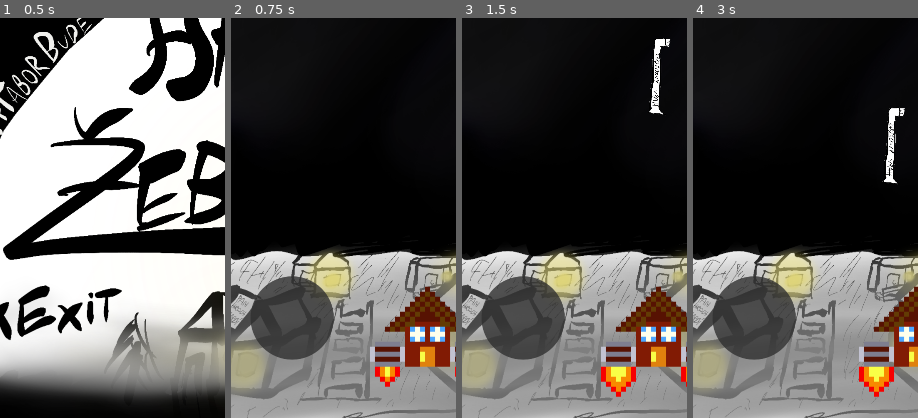
Above: before the commit, frames 1-4 (left to right).
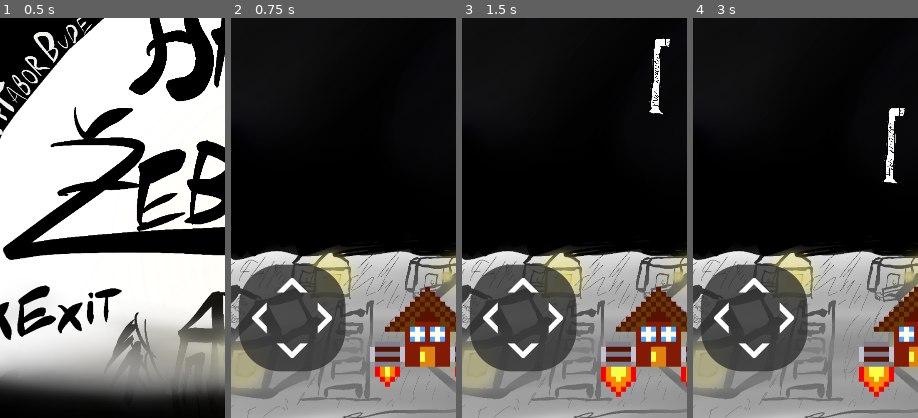
Above: after the commit, the same moments.

Repository: Honzapkcz/camp-invaders
Game: Godot game, scene res://Scenes/main_menu.tscn
Two runs of this game, one before a commit and one after it. Both use one fixed random seed, a clock stepped at 60 frames per second and the inputs below.
Inputs (mouse positions are % of the whole screen's width and height, from its top left):
- Up to frame 1 (0.5 s): no input
- Up to frame 2 (0.75 s): click (50, 50) at 0.5 s
- Up to frame 3 (1.5 s): click (84, 92) at 1.25 s
- Up to frame 4 (3 s): click (23, 88) at 2 s; move the mouse to (72, 45) at 2.77 s; hold Right (Right) from 2.78 s (still down); tap Space (Fire) at 2.85 s; click (72, 45) at 2.92 s
The pictures show only the part of the screen within x 10-60%, y 50-100%; the shares and areas given below are measured in that part.

Frame 1 is identical in both runs. In frame 2, 5.7% of the frame differs, in the area x 3-52%, y 61-89%; in frame 3, 5.7%; in frame 4, 5.7%.

Commit message:
Remade joistick image 'couse it looked horible

Diff:
--- a/src/Scenes/game_hud.tscn
+++ b/src/Scenes/game_hud.tscn
@@ -1,10 +1,11 @@
-[gd_scene load_steps=10 format=3 uid="uid://da18ia2wpw6cp"]
+[gd_scene load_steps=11 format=3 uid="uid://da18ia2wpw6cp"]
 
 [ext_resource type="Script" path="res://Scripts/game_hud.gd" id="1_0hofx"]
 [ext_resource type="Texture2D" uid="uid://c1wkbmxnu5030" path="res://Assets/srdce.png" id="1_7jgop"]
 [ext_resource type="StyleBox" uid="uid://dopuop381yntw" path="res://Scenes/round_button.tres" id="3_orrcv"]
 [ext_resource type="StyleBox" uid="uid://b41fcakqgnjfm" path="res://Scenes/round_button_hover.tres" id="4_byy3a"]
 [ext_resource type="StyleBox" uid="uid://4ptgpiqf2n2b" path="res://Scenes/round_button_pressed.tres" id="5_sh52a"]
+[ext_resource type="Texture2D" uid="uid://4dxn8flgpf4d" path="res://Assets/joistick.png" id="6_j8gjm"]
 
 [sub_resource type="RectangleShape2D" id="RectangleShape2D_7637q"]
 size = Vector2(200, 200)
@@ -12,7 +13,7 @@
 [sub_resource type="StyleBoxEmpty" id="StyleBoxEmpty_0j2tq"]
 
 [sub_resource type="RectangleShape2D" id="RectangleShape2D_grslm"]
-size = Vector2(200, 200)
+size = Vector2(256, 256)
 
 [sub_resource type="StyleBoxEmpty" id="StyleBoxEmpty_tsxsg"]
 
@@ -24,6 +25,8 @@
 grow_horizontal = 2
 grow_vertical = 2
 script = ExtResource("1_0hofx")
+deadzone_size = 20.0
+clampzone_size = 120.0
 
 [node name="Srdce1" type="TextureRect" parent="."]
 layout_mode = 0
@@ -97,14 +100,15 @@
 shape = SubResource("RectangleShape2D_grslm")
 
 [node name="TipBG" type="Button" parent="JoistickButton/Tip"]
-offset_left = -100.0
-offset_top = -100.0
-offset_right = 100.0
-offset_bottom = 100.0
+offset_left = -128.0
+offset_top = -128.0
+offset_right = 128.0
+offset_bottom = 128.0
 pivot_offset = Vector2(100, 100)
 theme_override_styles/normal = ExtResource("3_orrcv")
 theme_override_styles/hover = ExtResource("4_byy3a")
 theme_override_styles/pressed = ExtResource("5_sh52a")
 theme_override_styles/focus = SubResource("StyleBoxEmpty_tsxsg")
+icon = ExtResource("6_j8gjm")
 
 [connection signal="pressed" from="FireButton" to="." method="_on_fire_button_pressed"]
Binary file changed: src/Assets/joistick.png
